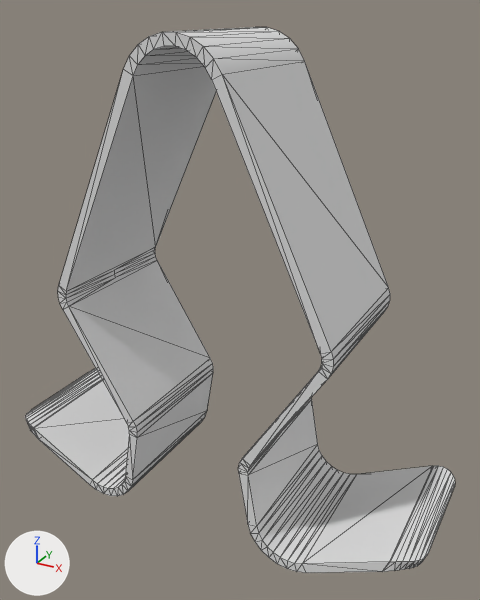
An edit to the glTF model models/clip01/clip_seta01.gltf, drawn before and after from the same camera.
The view is the same before and after, from a camera (50 mm lens) standing at (1.82, -3.11, 2.13) and looking at (0.1, 0.03, 0.56). Every picture has the same lights, and +X, +Y and +Z are marked at lower left. Mesh edges are drawn as thin lines. Where no turn or scale is listed for an object, it has been applied to the vertices. Vertices at the same position are counted once.

Names of what the first picture shows: '02.849.065.70'.
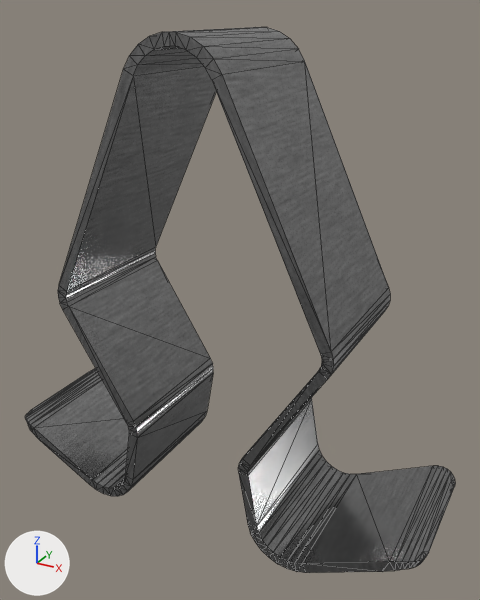
The newer file is also rescaled (x0.513) as a whole; pictures and numbers use the older file's frame.

What differs and where, as boxes [x1, y1, x2, y2] in the pictures (480 x 600 px; the box of a moved part takes in the faces that stretch with it):
part 1 of me_02_849_065_001, moved or reshaped
    both: [25, 27, 455, 572]
part 2 of me_02_849_065_001, recoloured
    both: [25, 27, 451, 573]

The edits, one by one:
Picture 'Part_BaseColor' (img_part_basecolor) is new.
Picture 'Part_Metallic-Part_Roughness' (img_part_metallic_part_roughness) is new.
Picture 'Part_Normal' (img_part_normal) is new.
Material '02.849.065.70' (mat_02_849_065_70) is new.
Uses the picture img_part_basecolor.
Uses the picture img_part_metallic_part_roughness.
Uses the picture img_part_normal.
me_02_849_065_001 is used by ob_02_849_065_70; location (0.0, 0.0, 0.0).
me_02_849_065_001 had 280 vertices, 556 faces and spanned x -1.41..1.41, y -0.45..0.45, z -0.82..2.03.
me_02_849_065_001 now has 276 vertices, 548 faces and spans x -1.41..1.41, y -0.45..0.45, z -0.82..2.03.
Part 1, on me_02_849_065_001:
20 vertices are removed from x -1.36..1.36, y -0.45..0.45, z -0.53..0.59.
293 faces are deleted.
16 vertices are added at x -1.38..1.38, y -0.45..0.45, z -0.53..2.03.
285 new faces join them.
me_02_849_065_001 part 2: 263 faces spanning x -1.41..1.41, y -0.45..0.45, z -0.82..2.03 switch from mat_opaque_191_191_191__005 (light grey #e0e0e0) to mat_02_849_065_70.
